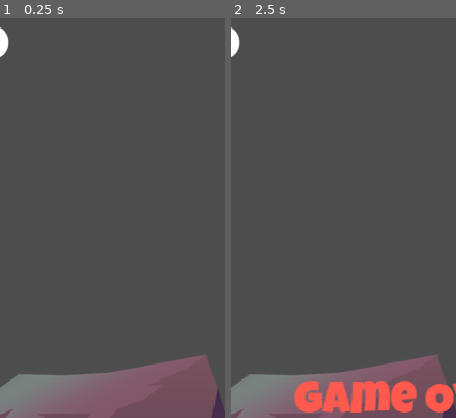
Above: before the commit, frames 1-2 (left to right).
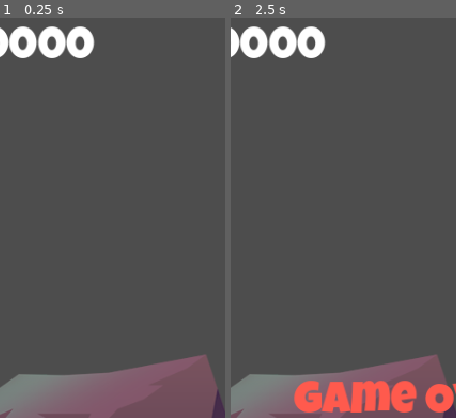
Above: after the commit, the same moments.

Repository: ankit-suman-07/FLAPPY_BIRD
Game: Godot game, scene res://scenes/game.tscn
The game is run twice, just before and just after one commit, with the same random seed, the same clock (stepped at 60 frames per second) and the same inputs.
Inputs:
- Up to frame 1 (0.25 s): no input
- Up to frame 2 (2.5 s): tap Space (jump) at 0.77, 1.52 s
The pictures show only the part of the screen within x 9-59%, y 2-52%; the shares and areas given below are measured in that part.

The runs differ from the first frame. In frame 1, 2.2% of the frame differs, in the area x 3-43%, y 2-10%; in frame 2, 2.2%.

Commit message:
Update score

Diff:
--- a/Globals/signalsHub.gd
+++ b/Globals/signalsHub.gd
@@ -1,7 +1,11 @@
 extends Node
 
 signal _on_plane_died
+signal _on_point_scored
 
 
 func emit_on_plane_died() -> void:
 	_on_plane_died.emit()
+
+func emit_on_point_scored() -> void:
+	_on_point_scored.emit()
--- a/scenes/game_ui.tscn
+++ b/scenes/game_ui.tscn
@@ -43,7 +43,7 @@
 size_flags_horizontal = 0
 size_flags_vertical = 0
 theme_override_colors/font_color = Color(1, 0.40784314, 0, 1)
-text = "0"
+text = "0000"
 label_settings = SubResource("LabelSettings_rns2u")
 
 [node name="gameOver" type="Label" parent="MarginContainer"]
--- a/scenes/laser.tscn
+++ b/scenes/laser.tscn
@@ -3,7 +3,22 @@
 [ext_resource type="Texture2D" uid="uid://dqevfx8q0noi6" path="res://assets/pipes/laser2.png" id="1_xmihv"]
 
 [sub_resource type="RectangleShape2D" id="RectangleShape2D_a7dhc"]
-size = Vector2(8, 192)
+size = Vector2(8, 583)
+
+[sub_resource type="Animation" id="Animation_a7dhc"]
+length = 0.001
+tracks/0/type = "value"
+tracks/0/imported = false
+tracks/0/enabled = true
+tracks/0/path = NodePath("Sprite2D:modulate")
+tracks/0/interp = 1
+tracks/0/loop_wrap = true
+tracks/0/keys = {
+"times": PackedFloat32Array(0),
+"transitions": PackedFloat32Array(1),
+"update": 0,
+"values": [Color(1, 1, 1, 1)]
+}
 
 [sub_resource type="Animation" id="Animation_xmihv"]
 resource_name = "fade"
@@ -23,21 +38,6 @@
 "values": [Color(1, 1, 1, 1), Color(1, 1, 1, 1), Color(1, 1, 1, 0), Color(1, 1, 1, 0), Color(1, 1, 1, 1)]
 }
 
-[sub_resource type="Animation" id="Animation_a7dhc"]
-length = 0.001
-tracks/0/type = "value"
-tracks/0/imported = false
-tracks/0/enabled = true
-tracks/0/path = NodePath("Sprite2D:modulate")
-tracks/0/interp = 1
-tracks/0/loop_wrap = true
-tracks/0/keys = {
-"times": PackedFloat32Array(0),
-"transitions": PackedFloat32Array(1),
-"update": 0,
-"values": [Color(1, 1, 1, 1)]
-}
-
 [sub_resource type="AnimationLibrary" id="AnimationLibrary_jjj73"]
 _data = {
 &"RESET": SubResource("Animation_a7dhc"),
@@ -51,7 +51,7 @@
 texture = ExtResource("1_xmihv")
 
 [node name="CollisionShape2D" type="CollisionShape2D" parent="."]
-position = Vector2(72, 0)
+position = Vector2(45, 0)
 shape = SubResource("RectangleShape2D_a7dhc")
 
 [node name="AnimationPlayer" type="AnimationPlayer" parent="."]
--- a/scenes/pipes.tscn
+++ b/scenes/pipes.tscn
@@ -19,6 +19,7 @@
 [node name="VisibleOnScreenNotifier2D" type="VisibleOnScreenNotifier2D" parent="."]
 position = Vector2(124, 0)
 
+[connection signal="body_entered" from="laser" to="." method="_on_laser_body_entered"]
 [connection signal="body_entered" from="upper" to="." method="_on_pipe_body_entered"]
 [connection signal="body_entered" from="lower" to="." method="_on_pipe_body_entered"]
 [connection signal="screen_exited" from="VisibleOnScreenNotifier2D" to="." method="_on_visible_on_screen_notifier_2d_screen_exited"]
--- a/scripts/game_ui.gd
+++ b/scripts/game_ui.gd
@@ -1,10 +1,19 @@
 extends Control
 
+@onready var score: Label = $MarginContainer/score
 @onready var game_over: Label = $MarginContainer/gameOver
 @onready var play_again: Label = $MarginContainer/playAgain
 @onready var game_over_timer: Timer = $gameOverTimer
 
 var _can_press: bool = false
+var _score:int = 0
+
+func _ready() -> void:
+	_score = 0
+
+func _enter_tree() -> void:
+	SignalsHub._on_plane_died.connect(on_plane_died)
+	SignalsHub._on_point_scored.connect(on_point_scored)
 
 func _unhandled_input(event: InputEvent) -> void:
 	if event.is_action_pressed("exit"):
@@ -12,8 +21,9 @@
 	elif _can_press and event.is_action_pressed("jump"):
 		GameManager.load_main_scene()
 
-func _enter_tree() -> void:
-	SignalsHub._on_plane_died.connect(on_plane_died)
+func on_point_scored() -> void:
+	_score += 1
+	score.text = "%04d" % _score
 
 
 func on_plane_died() -> void:
--- a/scripts/pipes.gd
+++ b/scripts/pipes.gd
@@ -1,4 +1,6 @@
 extends Node2D
+
+@onready var laser: Area2D = $laser
 
 const SPEED: float = 120.0
 const OFF_SCREEN: float = 100.0
@@ -25,3 +27,9 @@
 func _on_pipe_body_entered(body: Node2D) -> void:
 	if body is PlaneBody:
 		body.die()
+
+
+func _on_laser_body_entered(body: Node2D) -> void:
+	if body is PlaneBody:
+		laser.body_entered.disconnect(_on_laser_body_entered)
+		SignalsHub.emit_on_point_scored()
